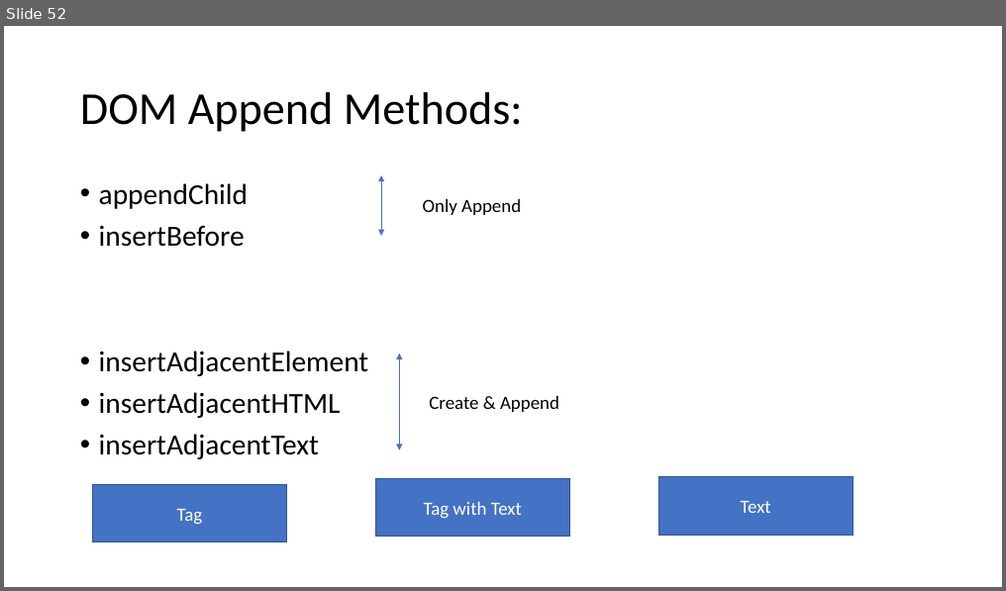
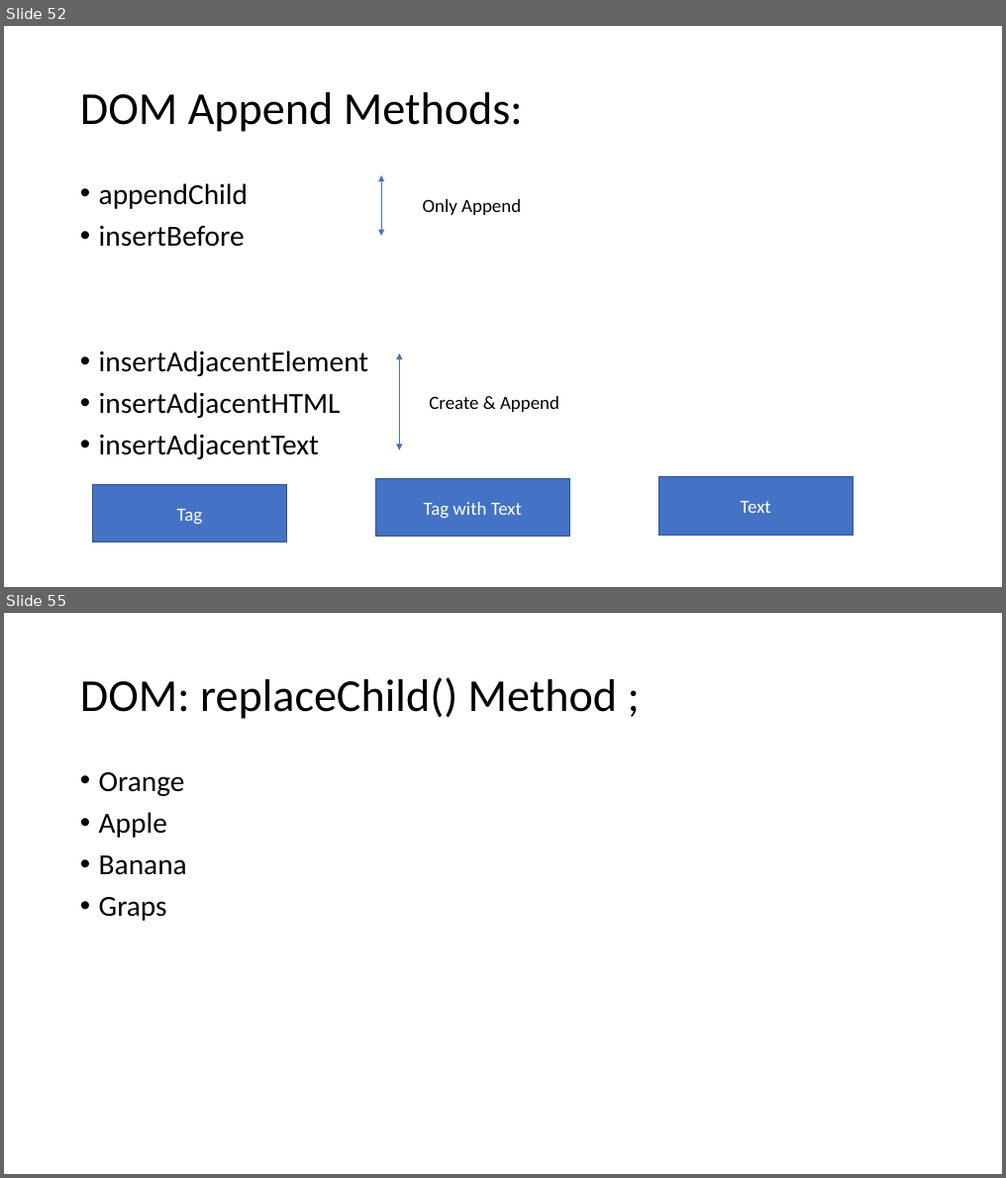
Before and after one commit to PiyushChaturvedii/batch03, a slide deck: JS Array Methods.pptx. Shown one above the other, each under a label of ours: slide 52 before the commit, slides 52 and 55 after it; the slides between them are not shown. The pictures are 1006x591 and 1006x1178 pixels, drawn with LibreOffice and Linux fonts; fonts in the diff are those of the drawing. Boxes give left, top, right and bottom in pixels: in the first picture for what was removed or moved away, otherwise in the second. Text is boxed around its words. In the diff, an @@ line names an element or a change of style, - is before the commit and + after.

```diff
--- a/JS Array Methods.pptx
+++ b/JS Array Methods.pptx
@@ slide 55 added at (4, 613, 1002, 1174), background #FFFFFF @@
@@ title added at (80, 677, 618, 719), 44 pt, text #000000 @@
+DOM: replaceChild() Method ;
@@ text added at (99, 772, 187, 921), 28 pt, text #000000 @@
+• Orange
+• Apple
+• Banana
+• Graps
```
Also in this commit, not shown: 1 slide changed, 1 other slide added, 7 other files.
